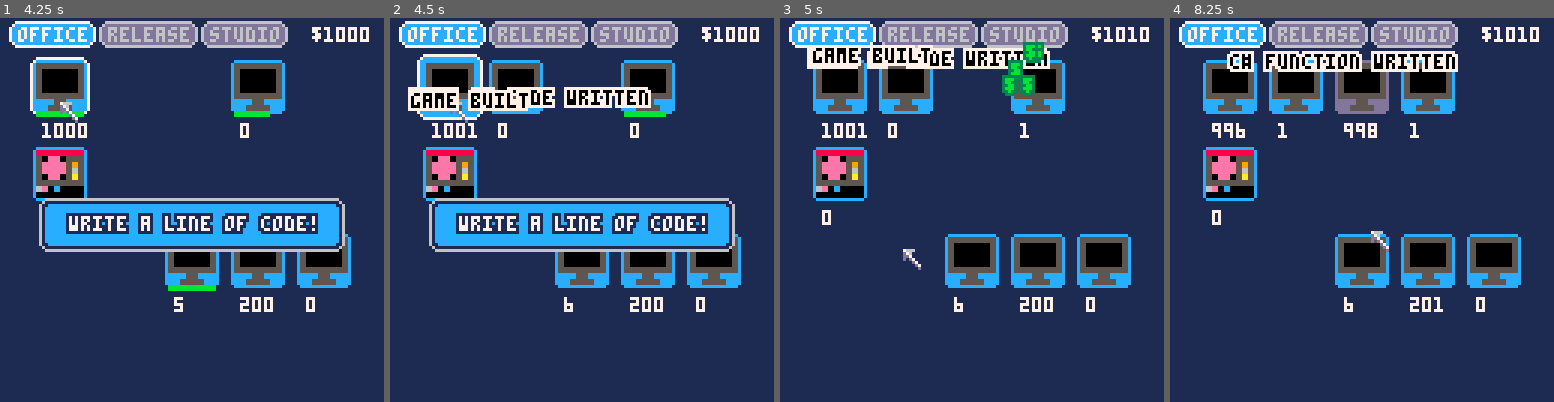
Above: before the commit, frames 1-4 (left to right).
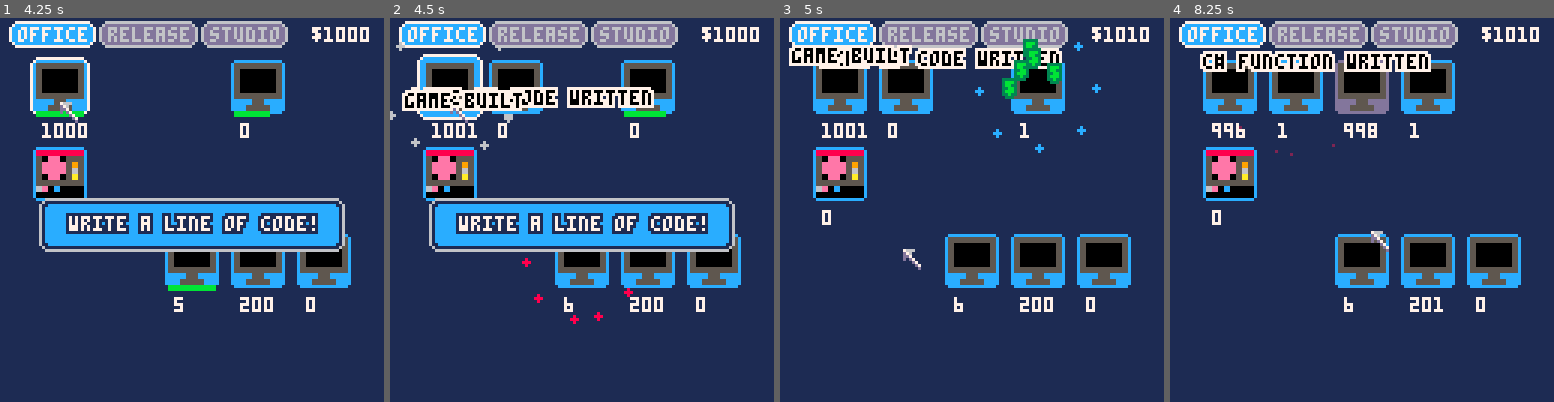
Above: after the commit, the same moments.

Repository: wesen/carts
Game: PICO-8 cartridge games/gamedevgame/gamedevgame.p8
Same seed, same stepped clock (60 frames per second), same inputs: the game is played once before the commit and once after it.
Inputs (mouse positions are in pixels of both pictures, inside the frame that each line leads up to):
- Up to frame 1 (4.25 s): click (280, 121) at 0.67 s; click (46, 267) at 1.22 s; click (107, 114) at 1.77 s; click (172, 259) at 2.32 s; click (234, 106) at 2.87 s; click (295, 256) at 3.42 s; click (61, 102) at 3.97 s
- Up to frame 2 (4.5 s): no input
- Up to frame 3 (5 s): click (902, 248) at 4.52 s
- Up to frame 4 (8.25 s): click (1354, 94) at 5.07 s; click (1419, 244) at 5.62 s; click (1481, 90) at 6.17 s; click (1246, 236) at 6.72 s; click (1308, 83) at 7.27 s; click (1369, 229) at 7.82 s

Frame 1 is identical in both runs. In frame 2, 2.0% of the frame differs, in the area x 0-69%, y 6-80%; in frame 3, 2.9%, in the area x 2-84%, y 5-36%; in frame 4, 2.3%.

Commit message:
Add particle madness

Diff:
--- a/games/gamedevgame/coroutines.lua
+++ b/games/gamedevgame/coroutines.lua
@@ -1,3 +1,6 @@
+glb_draw_crs={}
+glb_crs={}
+
 function tick_crs(crs_)
  for cr in all(crs_) do
   if costatus(cr)!='dead' then
@@ -9,15 +12,9 @@
  end
 end
 
-function add_cr(f)
+function add_cr(f,crs_)
  local cr=cocreate(f)
- add(crs,cr)
- return cr
-end
-
-function add_draw_cr(f)
- local cr=cocreate(f)
- add(draw_crs,cr)
+ add(crs_,cr)
  return cr
 end
 
--- a/games/gamedevgame/gamedevgame.p8
+++ b/games/gamedevgame/gamedevgame.p8
@@ -312,6 +312,9 @@
  return cos(angle),sin(angle)
 end
 
+glb_draw_crs={}
+glb_crs={}
+
 function tick_crs(crs_)
  for cr in all(crs_) do
   if costatus(cr)!='dead' then
@@ -323,15 +326,9 @@
  end
 end
 
-function add_cr(f)
+function add_cr(f,crs_)
  local cr=cocreate(f)
- add(crs,cr)
- return cr
-end
-
-function add_draw_cr(f)
- local cr=cocreate(f)
- add(draw_crs,cr)
+ add(crs_,cr)
  return cr
 end
 
@@ -424,6 +421,7 @@
 end
 
 glb_particles={}
+glb_pwrup_particles={}
 
 cls_particle=class(function(self,pos,lifetime,sprs)
  self.x=pos.x+mrnd(1)
@@ -523,21 +521,55 @@
  self.y=y+self.spd_y*5
  self.t=0
  self.lifetime=0.8
- add(glb_particles,self)
+ add(glb_pwrup_particles,self)
 end)
 
 function cls_pwrup_particle:update()
  self.t+=glb_dt
  self.y+=self.spd_y
  self.x+=self.spd_x
- self.spd_y*=0.9
- self.spd_x*=0.9
- if (self.t>self.lifetime) del(glb_particles,self)
+ self.spd_y*=0.81
+ self.spd_x*=0.81
+ if (self.t>self.lifetime) del(glb_pwrup_particles,self)
 end
 
 function cls_pwrup_particle:draw()
  local col=self.cols[flr(#self.cols*self.t/self.lifetime)+1]
- circ(self.x,self.y,(2-self.t/self.lifetime*2),col)
+ circfill(self.x,self.y,(2-self.t/self.lifetime*2),col)
+end
+
+pwrup_colors={
+ {8,2,1},
+ {7,6,5},
+ {9,8,7,2},
+ {6,6,5,1},
+ {12,13,2,1},
+ {9,8,2,1},
+ {11,3,6,1}
+}
+function make_pwrup_explosion(x,y,explode)
+ local radius=20
+ local off=mrnd(1)
+ local cols=rnd_elt(pwrup_colors)
+ local spd_mod=4+mrnd(0.5)
+ local inc=0.12+mrnd(0.03)
+
+ for i=0,1,inc do
+  local p=cls_pwrup_particle.init(x,y,i+off,cols)
+  p.spd_x*=spd_mod
+  p.spd_y*=spd_mod
+ end
+
+ if explode then
+  local radius=14
+  add_cr(function ()
+   for i=0,1 do
+    local r=outexpo(i,radius,-radius,20)
+    circfill(x,y,r,cols[1])
+    yield()
+   end
+  end, glb_draw_crs)
+ end
 end
 
 function inoutquint(t, b, c, d)
@@ -783,6 +815,7 @@
  self.is_clickable_f=function(self) return true end
  self.tab=tab
  glb_resource_manager.resources[name]=self
+ self.last_explosion_time=0
 
  self.stat_t=0
  self.stat_produced=0
@@ -882,8 +915,16 @@
   self.count+=1
  end
  self.created=true
+ if self:is_visible() then
+  local x,y
+  x,y=self:get_cur_xy()
+  local explode=(time()-self.last_explosion_time)>1
+  make_pwrup_explosion(x-self.shkx+8,y-self.shky+9,explode)
+  if (explode) self.last_explosion_time=time()
+ end
  if (self.on_produced_cb!=nil) self.on_produced_cb(self)
  self:shake(2)
+
 end
 
 function resource_cls:start_producing()
@@ -1612,6 +1653,11 @@
  set_mouse()
  glb_frame+=1
  cls(glb_bg_col)
+
+ for _,v in pairs(glb_pwrup_particles) do
+  v:draw()
+ end
+
  glb_resource_manager:draw()
  spr(1,glb_mouse_x,glb_mouse_y)
 
@@ -1620,6 +1666,8 @@
  end
 
  glb_dialogbox:draw()
+
+ tick_crs(glb_draw_crs)
 end
 
 function _update60()
@@ -1628,7 +1676,11 @@
 
  glb_lasttime=time()
  glb_resource_manager:update()
- tick_crs(crs)
+ tick_crs(glb_crs)
+
+ for _,v in pairs(glb_pwrup_particles) do
+  v:update()
+ end
 
  for _,v in pairs(glb_particles) do
   v:update()
--- a/games/gamedevgame/main.lua
+++ b/games/gamedevgame/main.lua
@@ -50,6 +50,11 @@
  set_mouse()
  glb_frame+=1
  cls(glb_bg_col)
+
+ for _,v in pairs(glb_pwrup_particles) do
+  v:draw()
+ end
+
  glb_resource_manager:draw()
  spr(1,glb_mouse_x,glb_mouse_y)
 
@@ -58,6 +63,8 @@
  end
 
  glb_dialogbox:draw()
+
+ tick_crs(glb_draw_crs)
 end
 
 function _update60()
@@ -66,7 +73,11 @@
 
  glb_lasttime=time()
  glb_resource_manager:update()
- tick_crs(crs)
+ tick_crs(glb_crs)
+
+ for _,v in pairs(glb_pwrup_particles) do
+  v:update()
+ end
 
  for _,v in pairs(glb_particles) do
   v:update()
--- a/games/gamedevgame/particle.lua
+++ b/games/gamedevgame/particle.lua
@@ -1,4 +1,5 @@
 glb_particles={}
+glb_pwrup_particles={}
 
 cls_particle=class(function(self,pos,lifetime,sprs)
  self.x=pos.x+mrnd(1)
@@ -98,19 +99,53 @@
  self.y=y+self.spd_y*5
  self.t=0
  self.lifetime=0.8
- add(glb_particles,self)
+ add(glb_pwrup_particles,self)
 end)
 
 function cls_pwrup_particle:update()
  self.t+=glb_dt
  self.y+=self.spd_y
  self.x+=self.spd_x
- self.spd_y*=0.9
- self.spd_x*=0.9
- if (self.t>self.lifetime) del(glb_particles,self)
+ self.spd_y*=0.81
+ self.spd_x*=0.81
+ if (self.t>self.lifetime) del(glb_pwrup_particles,self)
 end
 
 function cls_pwrup_particle:draw()
  local col=self.cols[flr(#self.cols*self.t/self.lifetime)+1]
- circ(self.x,self.y,(2-self.t/self.lifetime*2),col)
+ circfill(self.x,self.y,(2-self.t/self.lifetime*2),col)
 end
+
+pwrup_colors={
+ {8,2,1},
+ {7,6,5},
+ {9,8,7,2},
+ {6,6,5,1},
+ {12,13,2,1},
+ {9,8,2,1},
+ {11,3,6,1}
+}
+function make_pwrup_explosion(x,y,explode)
+ local radius=20
+ local off=mrnd(1)
+ local cols=rnd_elt(pwrup_colors)
+ local spd_mod=4+mrnd(0.5)
+ local inc=0.12+mrnd(0.03)
+
+ for i=0,1,inc do
+  local p=cls_pwrup_particle.init(x,y,i+off,cols)
+  p.spd_x*=spd_mod
+  p.spd_y*=spd_mod
+ end
+
+ if explode then
+  local radius=14
+  add_cr(function ()
+   for i=0,1 do
+    local r=outexpo(i,radius,-radius,20)
+    circfill(x,y,r,cols[1])
+    yield()
+   end
+  end, glb_draw_crs)
+ end
+end
--- a/games/gamedevgame/resource.lua
+++ b/games/gamedevgame/resource.lua
@@ -25,6 +25,7 @@
  self.is_clickable_f=function(self) return true end
  self.tab=tab
  glb_resource_manager.resources[name]=self
+ self.last_explosion_time=0
 
  self.stat_t=0
  self.stat_produced=0
@@ -124,8 +125,16 @@
   self.count+=1
  end
  self.created=true
+ if self:is_visible() then
+  local x,y
+  x,y=self:get_cur_xy()
+  local explode=(time()-self.last_explosion_time)>1
+  make_pwrup_explosion(x-self.shkx+8,y-self.shky+9,explode)
+  if (explode) self.last_explosion_time=time()
+ end
  if (self.on_produced_cb!=nil) self.on_produced_cb(self)
  self:shake(2)
+
 end
 
 function resource_cls:start_producing()
